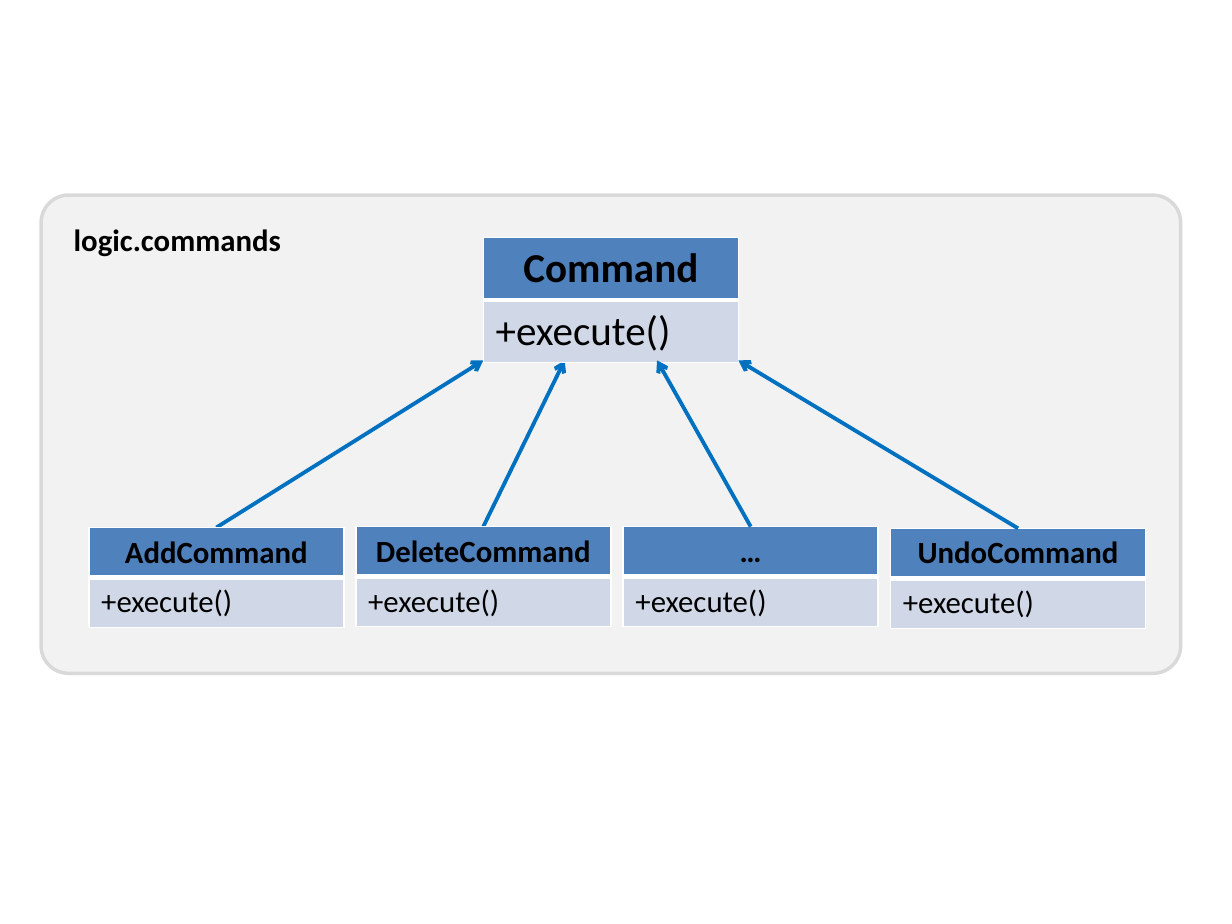
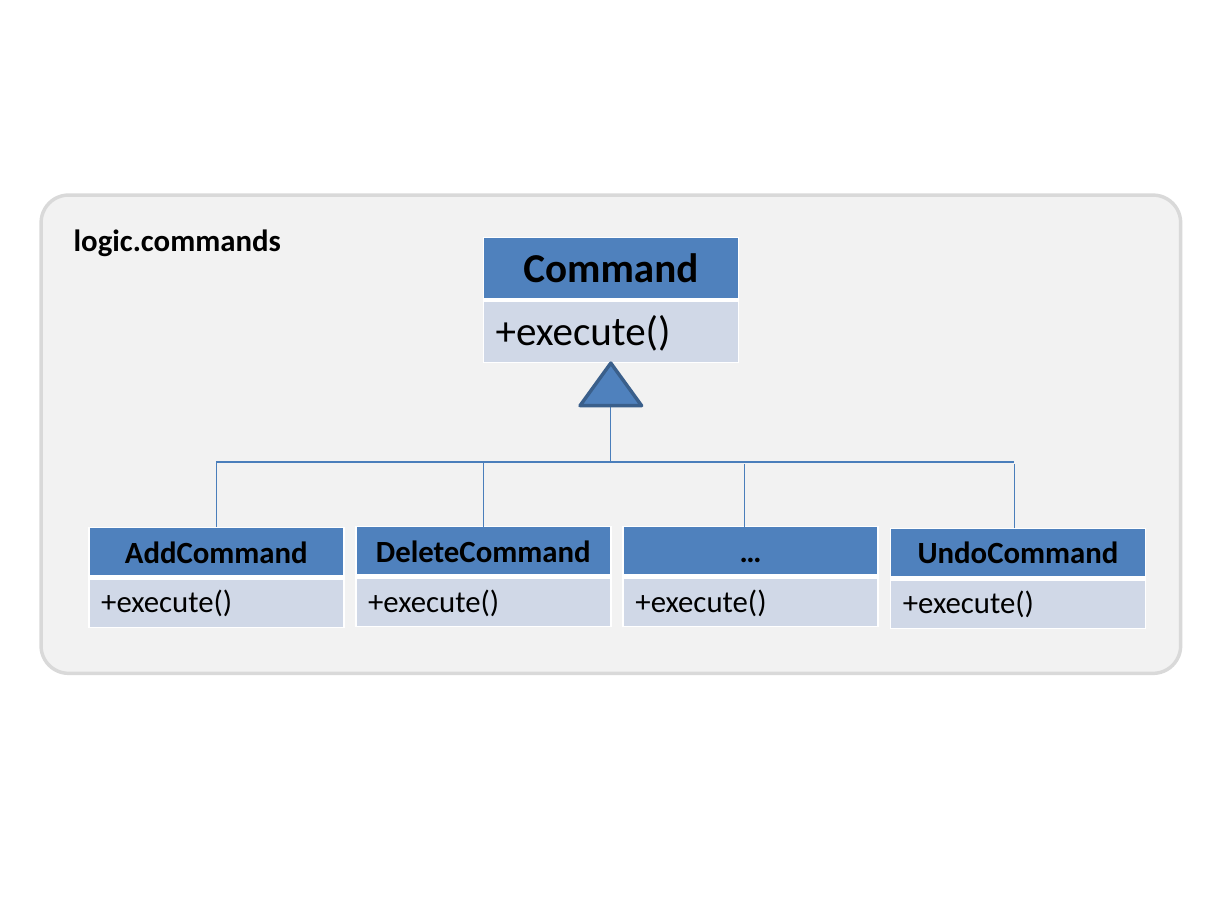
Before and after one commit to nus-cs2103-AY1617S4/addressbook-level4, a slide deck: slide 1 of docs/diagrams/OpenCloseDiagram.pptx. Drawn at 1232x924 pixels with LibreOffice and Linux fonts; fonts in the diff are those of the drawing. Boxes give left, top, right and bottom in pixels: in the first picture for what was removed or moved away, otherwise in the second. Text is boxed around its words. In the diff, an @@ line names an element or a change of style, - is before the commit and + after.

```diff
--- a/docs/diagrams/OpenCloseDiagram.pptx
+++ b/docs/diagrams/OpenCloseDiagram.pptx
@@ arrow removed from (217, 527) to (483, 361) @@
@@ arrow removed from (483, 526) to (564, 361) @@
@@ triangle added at (x1=580, y1=363, x2=642, y2=407), fill #4F81BD, outline #3A5F8C 2 pt @@
@@ arrow removed from (750, 526) to (657, 361) @@
@@ arrow removed from (1018, 529) to (738, 361) @@
@@ line added from (611, 462) to (611, 405), #4B7EBC 0.75 pt @@
@@ line added from (217, 526) to (217, 462), #4B7EBC 0.75 pt @@
@@ line added from (217, 462) to (1014, 462), #4B7EBC 0.75 pt @@
@@ line added from (483, 526) to (483, 462), #4B7EBC 0.75 pt @@
@@ line added from (744, 529) to (744, 463), #4B7EBC 0.75 pt @@
@@ line added from (1014, 529) to (1014, 463), #4B7EBC 0.75 pt @@
```
Also in this commit, not shown: 6 other files.
